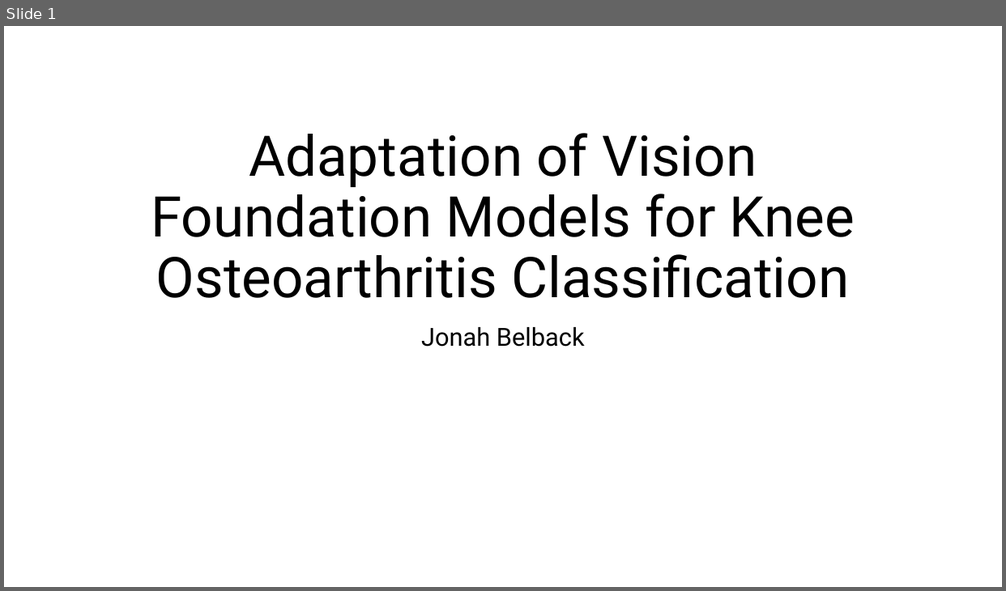
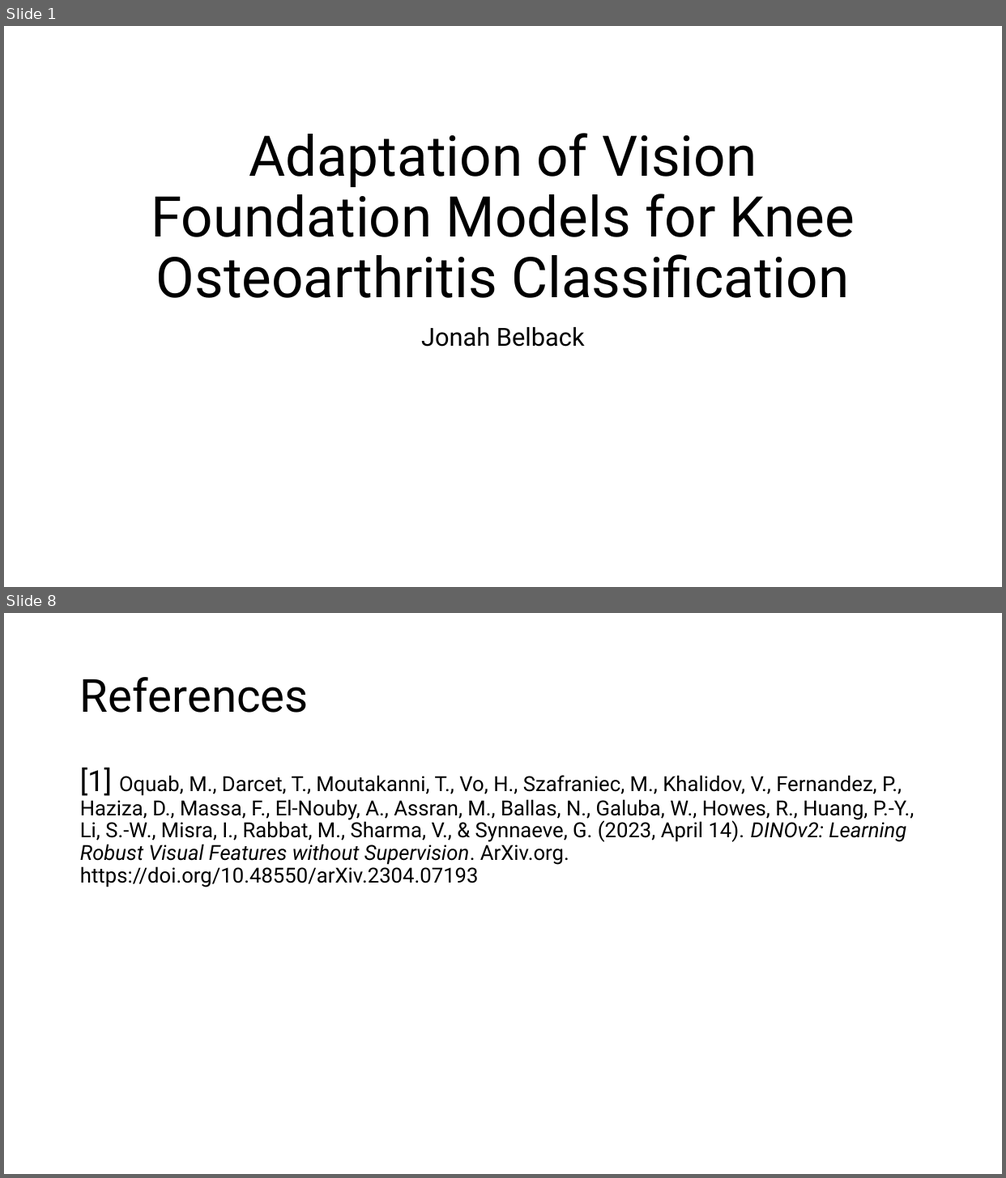
Before and after one commit to turtneck/HI2459-FinalProject-option1, a slide deck: HI2459_finalproject-option1-presentation_jeb382.pptx. Shown one above the other, each under a label of ours: slide 1 before the commit, slides 1 and 8 after it; the slides between them are not shown. The pictures are 1006x591 and 1006x1178 pixels, drawn with LibreOffice and Linux fonts; fonts in the diff are those of the drawing. Boxes give left, top, right and bottom in pixels: in the first picture for what was removed or moved away, otherwise in the second. Text is boxed around its words. In the diff, an @@ line names an element or a change of style, - is before the commit and + after.

```diff
--- a/HI2459_finalproject-option1-presentation_jeb382.pptx
+++ b/HI2459_finalproject-option1-presentation_jeb382.pptx
@@ slide 8 added at (4,613,1002,1174), background #FFFFFF @@
@@ title added at (80,677,309,713), 44 pt, text #000000 @@
+References
@@ text added at (80,767,914,888), 20 pt, text #000000 @@
+[1] Oquab, M., Darcet, T., Moutakanni, T., Vo, H., Szafraniec, M., Khalidov, V., Fernandez, P., Haziza, D., Massa, F., El-Nouby, A., Assran, M., Ballas, N., Galuba, W., Howes, R., Huang, P.-Y., Li, S.-W., Misra, I., Rabbat, M., Sharma, V., & Synnaeve, G. (2023, April 14). DINOv2: Learning Robust Visual Features without Supervision. ArXiv.org. https://doi.org/10.48550/arXiv.2304.07193
```
Also in this commit, not shown: 2 slides changed, 4 other slides added, 7 slides removed, 1 other file.
